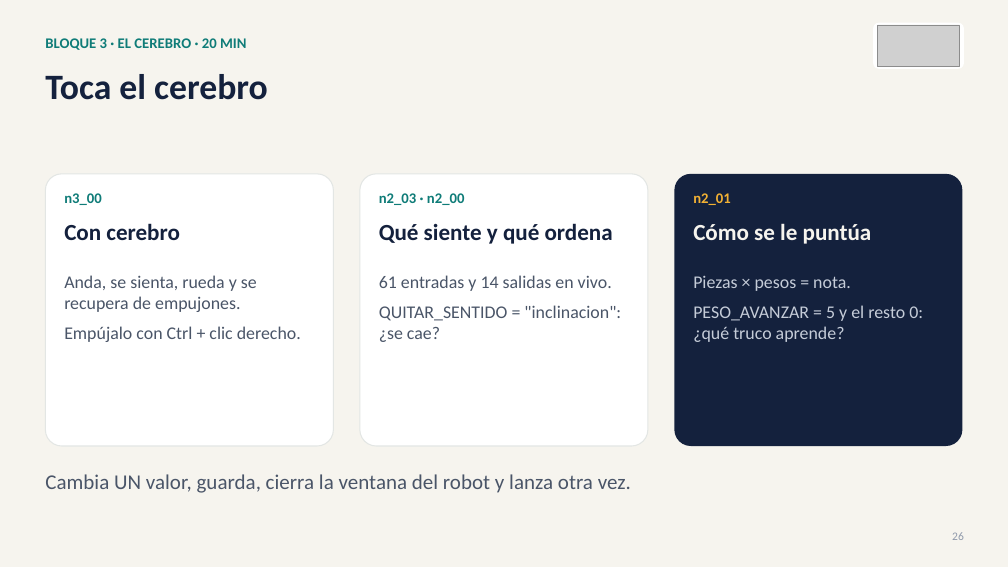
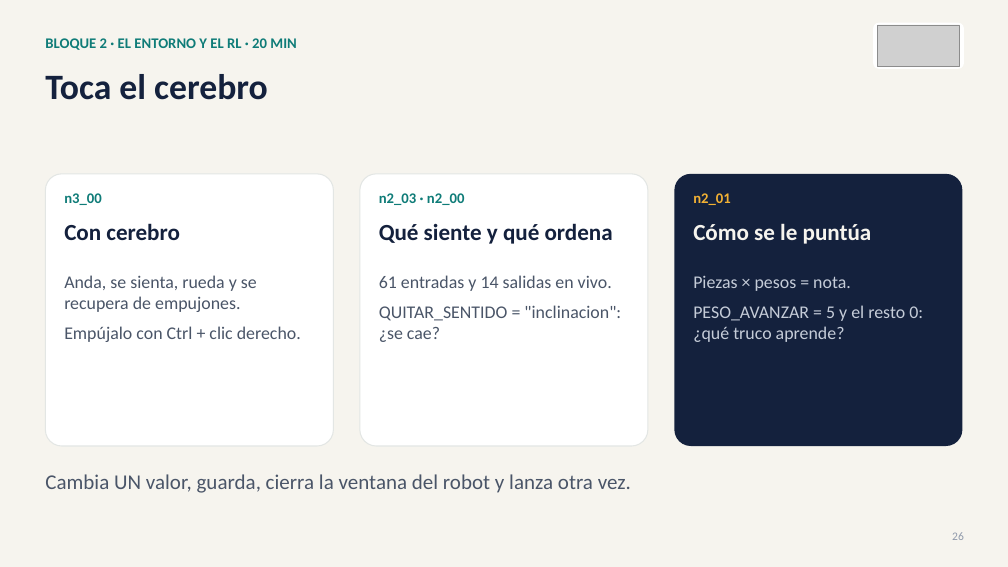
Before and after one commit to david2526IA/taller_microduck_windows, a slide deck: slide 26 of workshop-ia-fisica/presentaciones/Presentacion_03_taller_completo.pptx. Drawn at 1008x567 pixels with LibreOffice and Linux fonts; fonts in the diff are those of the drawing; grey boxes stand for pictures. Boxes give left, top, right and bottom in pixels: in the first picture for what was removed or moved away, otherwise in the second. Text is boxed around its words. In the diff, an @@ line names an element or a change of style, - is before the commit and + after.

Commit message:
Taller en cuatro bloques como el video y la descripcion oficial: Modelar, El entorno y el RL, Entrenar, Desplegar; casos de uso al final

```diff
--- a/workshop-ia-fisica/presentaciones/Presentacion_03_taller_completo.pptx
+++ b/workshop-ia-fisica/presentaciones/Presentacion_03_taller_completo.pptx
@@ text at bbox=[45, 38, 296, 50]: text changed @@
-BLOQUE 3 · EL CEREBRO · 20 MIN
+BLOQUE 2 · EL ENTORNO Y EL RL · 20 MIN
```
Also in this commit, not shown: 40 other slides changed, 3 other files.
